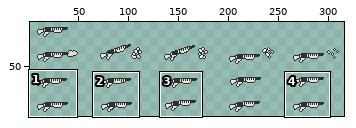
Edited in one commit: sprite sheet (assests/weapons/shotgun.png). Above, an overview of the earlier version with the close-up marked.
Close-up. First the earlier version:
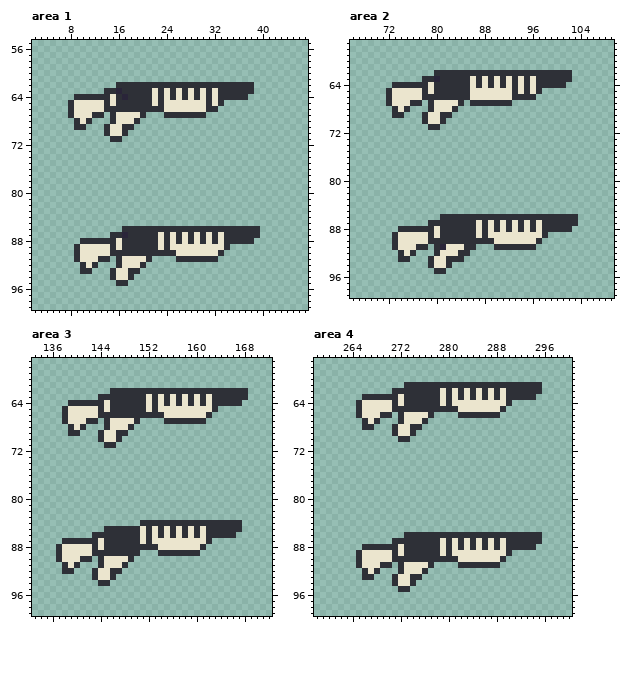
The file is 320x100 pixels. Shown: area 1: x 2..47, y 55..99; area 2: x 66..109, y 57..99; area 3: x 133..172, y 57..99; area 4: x 258..300, y 57..99. The wide view leaves out empty margins. The commit also changed other parts of the picture, which this record leaves out.
Once edited:
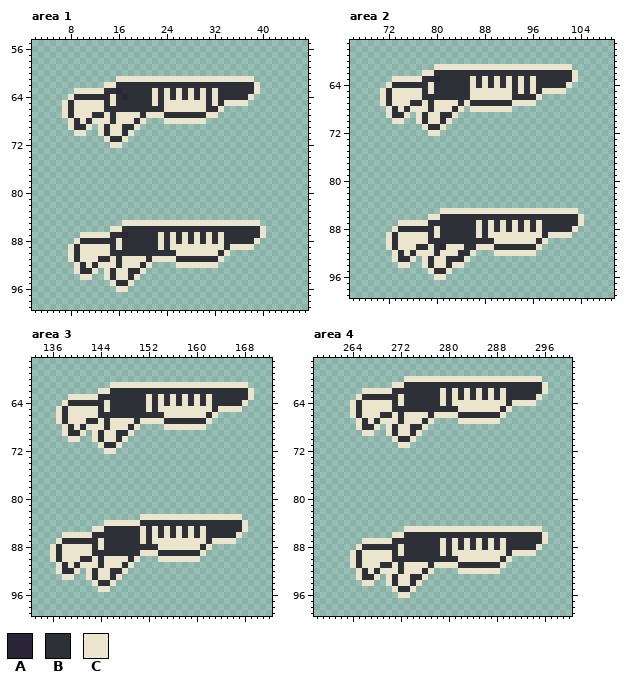
Palette (. is transparent): A #2a2539  B #2e3037  C #ebe5ce
From old to new:
Changed rows in their new state; - is an unchanged pixel.
Area 1:
first column x 7:
 61 ---------CCCCCCCCCCCCCCCCCCCCCCC-
 62 -------CC-----------------------C
 63 --CCCCC-------------------------C
 64 -C-----------------------------C-
 65 C--------------------------CCCC--
 66 C-------------------------C------
 67 C------C------CCC-------CC-------
 68 -C---CCC-----C---CCCCCCC---------
 69 -C--C-C-----C--------------------
 70 --CC--C----C---------------------
 71 -------C--C----------------------
 72 --------CC-----------------------
first column x 8:
 85 ---------CCCCCCCCCCCCCCCCCCCCCCC-
 86 -------CC-----------------------C
 87 --CCCCC-------------------------C
 88 -C-----------------------------C-
 89 C--------------------------CCCC--
 90 C-------------------------C------
 91 C------C------CCCC-------C-------
 92 -C---CCC-----C----CCCCCCC--------
 93 -C--C-C-----C--------------------
 94 --CC--C----C---------------------
 95 -------C--C----------------------
 96 --------CC-----------------------
Area 2:
first column x 71:
 61 ---------CCCCCCCCCCCCCCCCCCCCCCC-
 62 -------CC-----------------------C
 63 --CCCCC-------------------------C
 64 -C-----------------------------C-
 65 C--------------------------CCCC--
 66 C-------------------------C------
 67 C------C------C-------CCCC-------
 68 -C---CCC-----C-CCCCCCC-----------
 69 -C--C-C-----C--------------------
 70 --CC--C----C---------------------
 71 -------C--C----------------------
 72 --------CC-----------------------
first column x 72:
 85 ---------CCCCCCCCCCCCCCCCCCCCCCC-
 86 -------CC-----------------------C
 87 --CCCCC-------------------------C
 88 -C-----------------------------C-
 89 C--------------------------CCCC--
 90 C-------------------------C------
 91 C------C-------CCC-------C-------
 92 -C---CCC------C---CCCCCCC--------
 93 -C--C-C------C-------------------
 94 --CC--C----CC--------------------
 95 -------C--C----------------------
 96 --------CC-----------------------
Area 3:
first column x 137:
 61 ---------CCCCCCCCCCCCCCCCCCCCCCC-
 62 -------CC-----------------------C
 63 --CCCCC-------------------------C
 64 -C-----------------------------C-
 65 C--------------------------CCCC--
 66 C-------------------------C------
 67 C------C------CCCC-------C-------
 68 -C---CCC-----C----CCCCCCC--------
 69 -C--C-C-----C--------------------
 70 --CC--C----C---------------------
 71 -------C--C----------------------
 72 --------CC-----------------------
first column x 136:
 83 ---------------CCCCCCCCCCCCCCCCC-
 84 ---------CCCCCC-----------------C
 85 -------CC-----------------------C
 86 --CCCCC------------------------C-
 87 -C-------------------------CCCC--
 88 C-------------------------C------
 89 C--------------CCC-------C-------
 90 C------C------C---CCCCCCC--------
 91 -C---CCC-----C-------------------
 92 -C--C-C-----C--------------------
 93 --CC--C----C---------------------
 94 -------C--C----------------------
 95 --------CC-----------------------
Area 4:
first column x 264:
 60 ---------CCCCCCCCCCCCCCCCCCCCCCC-
 61 -------CC-----------------------C
 62 --CCCCC-------------------------C
 63 -C-----------------------------C-
 64 C--------------------------CCCC--
 65 C-------------------------C------
 66 C------C------CCCC-------C-------
 67 -C---CCC-----C----CCCCCCC--------
 68 -C--C-C-----C--------------------
 69 --CC--C----C---------------------
 70 -------C--C----------------------
 71 --------CC-----------------------
first column x 264:
 85 ---------CCCCCCCCCCCCCCCCCCCCCCC-
 86 -------CC-----------------------C
 87 --CCCCC-------------------------C
 88 -C-----------------------------C-
 89 C--------------------------CCCC--
 90 C-------------------------C------
 91 C------C------CCCC-------C-------
 92 -C---CCC-----C----CCCCCCC--------
 93 -C--C-C-----C--------------------
 94 --CC--C----C---------------------
 95 -------C--C----------------------
 96 --------CC-----------------------
